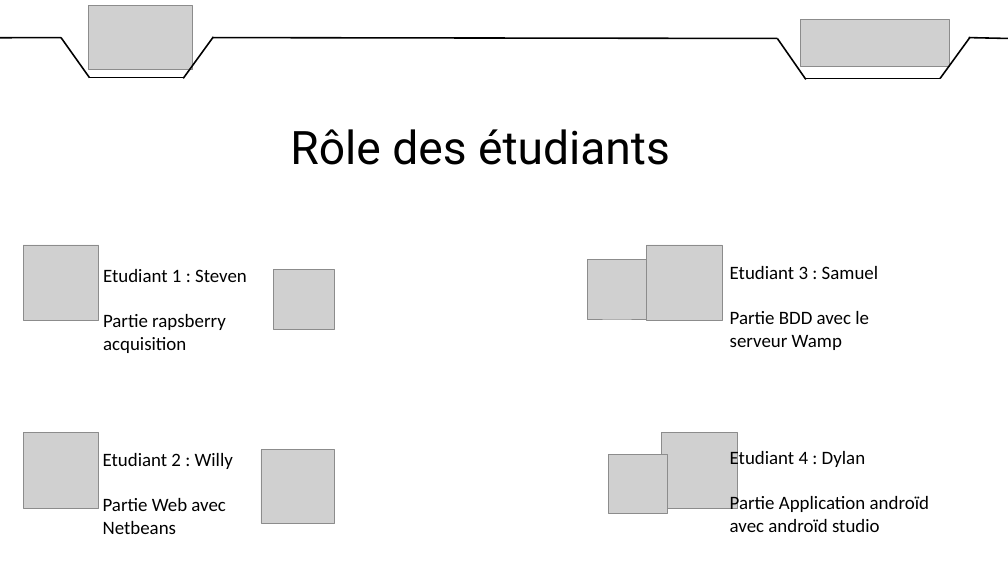
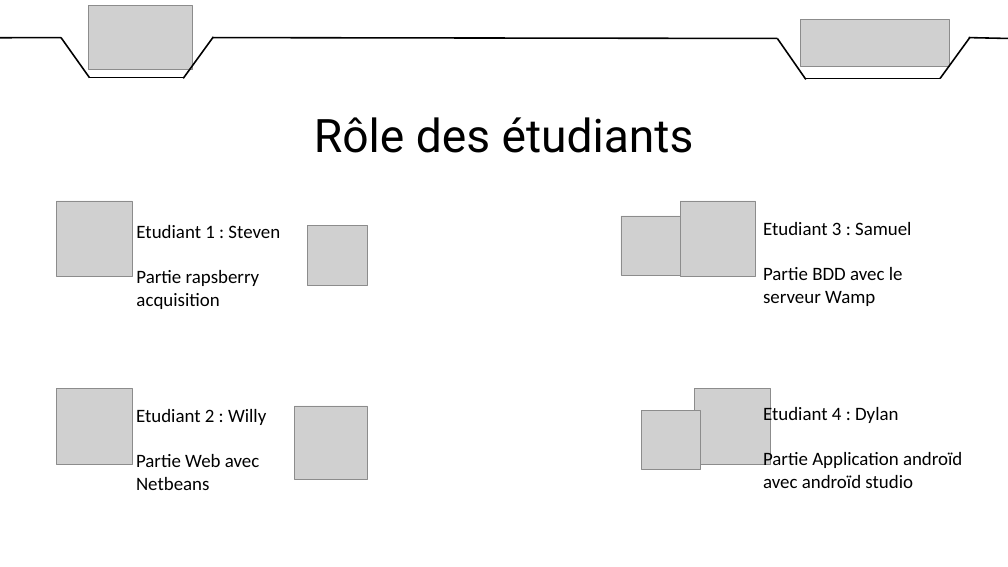
Before and after one commit to DylanChe/SupervisionSerre, a slide deck: slide 3 of oral_projet/diaporama_revue_1_samuel.pptx. Drawn at 1008x567 pixels with LibreOffice and Linux fonts; fonts in the diff are those of the drawing; grey boxes stand for pictures. Boxes give left, top, right and bottom in pixels: in the first picture for what was removed or moved away, otherwise in the second. Text is boxed around its words. In the diff, an @@ line names an element or a change of style, - is before the commit and + after.

```diff
--- a/oral_projet/diaporama_revue_1_samuel.pptx
+++ b/oral_projet/diaporama_revue_1_samuel.pptx
@@ text "Rôle des étudiants": place and size @@
-text "Rôle des étudiants" at (290, 129, 670, 165)
+text "Rôle des étudiants" at (314, 117, 694, 153)
@@ text "Rôle des étudiants" at (314, 117, 694, 153): alignment left to centre @@
@@ 8 pictures, 4 texts: place and size @@
-8 pictures, 4 texts at (23, 245, 929, 534)
+8 pictures, 4 texts at (57, 201, 962, 490)
```
Also in this commit, not shown: 3 other slides changed, 2 slides added, 1 other file.
